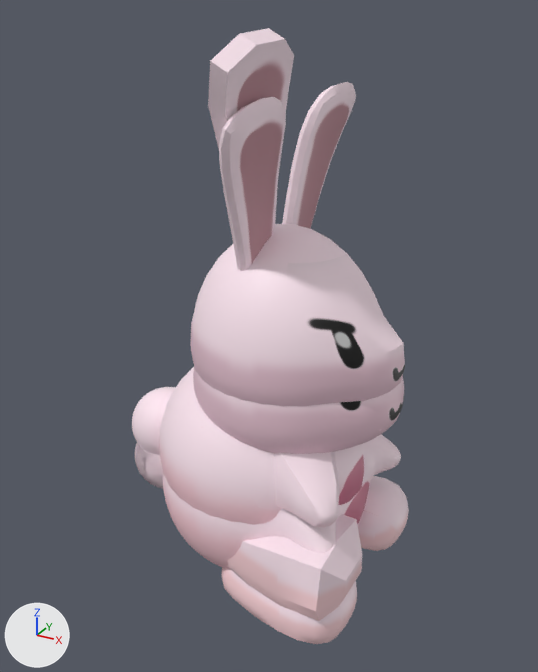
What one commit did to the FBX model Content/Rabbits/Rabbit/Rabbit.fbx.
Camera for both pictures: a camera (50 mm lens) standing at (1.113, -2.0, 1.877) and looking at (0.014, -0.001, 0.878). Every picture has the same lights, and +X, +Y and +Z are marked at lower left. Where no turn or scale is listed for an object, it has been applied to the vertices.

Names of what the first picture shows: 'Body.001', 'Ears.001', 'Feet', 'Head.001', 'Rabbit', 'Tail.002'.
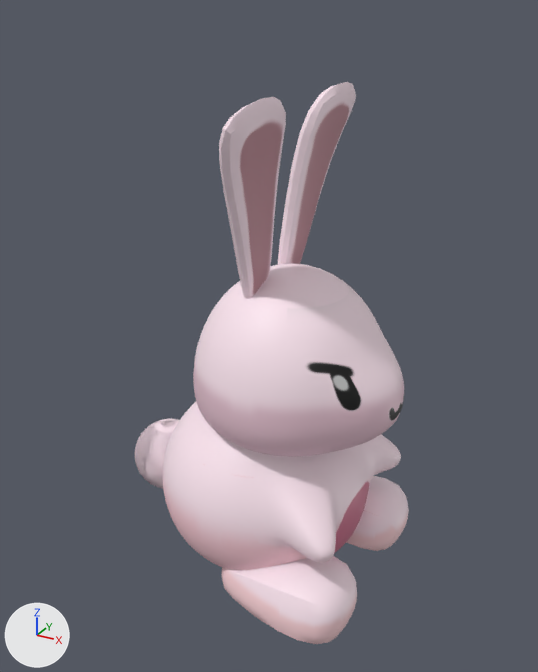
The newer file is also turned or shifted as a whole; pictures and numbers use the older file's frame.

Boxes [x1, y1, x2, y2] around the edits, measured in the pictures (538 x 672 px):
'Head.001', deleted: before [190, 224, 405, 406]
'Body.001', deleted: before [159, 367, 364, 527]
'Feet', deleted: before [228, 514, 362, 621]
'Ears.001', deleted: before [208, 28, 294, 228]
'Tail.002', deleted: before [132, 387, 175, 455]

Patch to the scene script:
```diff
--- a/Content/Rabbits/Rabbit/Rabbit.fbx.py
+++ b/Content/Rabbits/Rabbit/Rabbit.fbx.py
@@ ob_head_001 @@
-ob_head_001 = bpy.data.objects.new('Head.001', me_sphere_001)
-ob_head_001.location = (0.097, 0.0, 0.929)
@@ ob_ears_001 @@
-ob_ears_001 = bpy.data.objects.new('Ears.001', me_cube_002)
-ob_ears_001.location = (0.071, 0.0, 1.568)
@@ ob_tail_002 @@
-ob_tail_002 = bpy.data.objects.new('Tail.002', me_sphere_010)
-ob_tail_002.location = (-0.43, 0.0, 0.421)
@@ ob_body_001 @@
-ob_body_001 = bpy.data.objects.new('Body.001', me_sphere_004)
-ob_body_001.location = (0.0, 0.0, 0.412)
@@ ob_feet @@
-ob_feet = bpy.data.objects.new('Feet', me_cube_003)
-ob_feet.location = (0.267, 0.0, 0.0)
```
